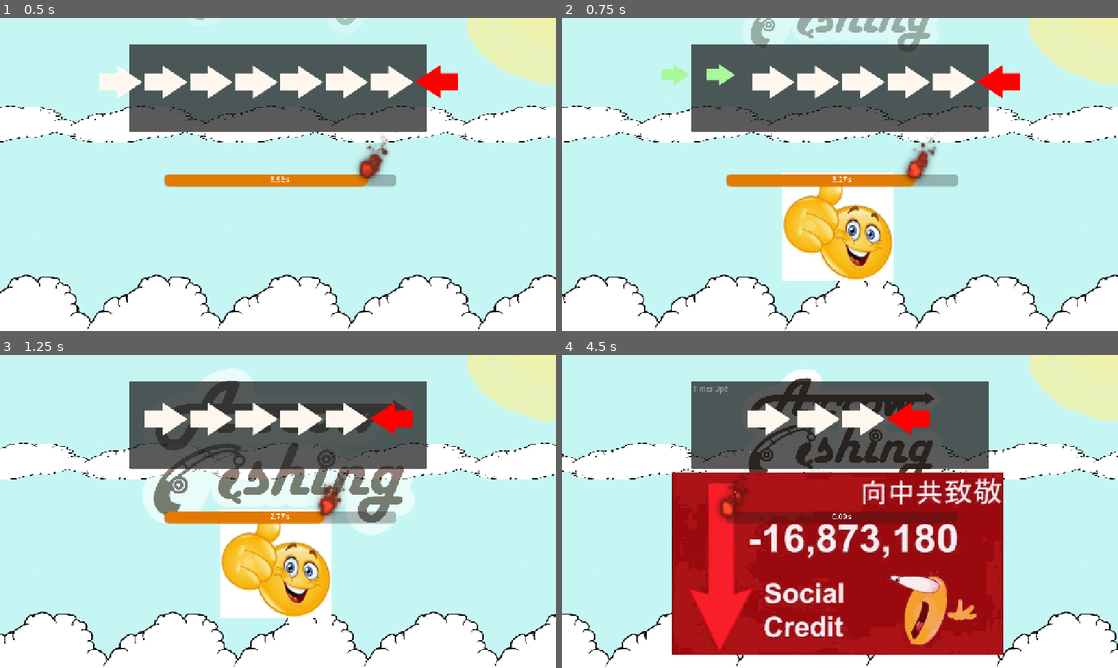
Above: before the commit, frames 1-4 (two rows, left to right).
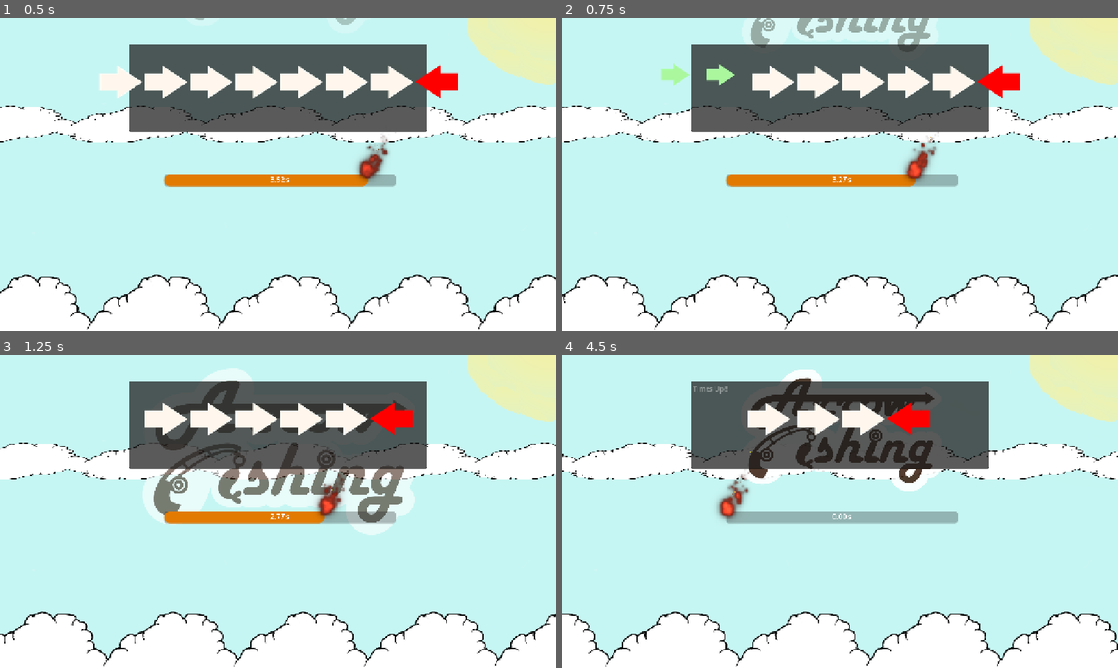
Above: after the commit, the same moments.

Repository: Meoah/Team-Awesome
Game: Godot game, scene res://scenes/ui/pop_ups/fish_minigame/arrows.tscn
The game is run twice, just before and just after one commit, with the same random seed, the same clock (stepped at 60 frames per second) and the same inputs. This scene is started directly instead of the project's main scene. Sound files missing from this copy of the repository are replaced by a short silence.
Inputs (mouse positions are in pixels of both pictures, inside the frame that each line leads up to):
- Up to frame 1 (0.5 s): no input
- Up to frame 2 (0.75 s): tap Enter at 0.5 s; move the mouse to (962, 158) at 0.52 s; hold Right (right) from 0.53 s (still down); hold Space (action) from 0.53 s (still down); click (962, 158) at 0.67 s
- Up to frame 3 (1.25 s): keep holding Right (right); keep holding Space (action)
- Up to frame 4 (4.5 s): release Right (right) at 1.25 s; release Space (action) at 1.25 s; drag from (728, 527) to (812, 574) at 1.27 s; move the mouse to (895, 442) at 2.02 s; press the mouse at (895, 442) at 2.03 s; hold Right (right) 2.03-2.75 s; tap Space (action) at 2.3 s; release the mouse at (895, 442) at 2.75 s; drag from (812, 574) to (673, 464) at 2.77 s; move the mouse to (1006, 558) at 3.52 s; hold Left (left) 3.53-4.25 s; hold Space (action) 3.53-4.25 s; drag from (673, 464) to (756, 433) at 4.27 s

Frame 1 is identical in both runs. In frame 2, 6.1% of the frame differs, in the area x 39-60%, y 49-84%; in frame 3, 6.1%; in frame 4, 34%, in the area x 19-80%, y 37-96%.

Commit message:
Arrow reactions commented out

Diff:
--- a/scripts/ui/fish_minigame/arrows.gd
+++ b/scripts/ui/fish_minigame/arrows.gd
@@ -170,7 +170,7 @@
 func correct_input():
 		input_index = input_index + 1 #Advances in the string index
 		#text_render()
-		$Reaction.set_texture(success)
+		#$Reaction.set_texture(success)
 		AudioEngine.play_sfx(sfx_success_arrow)
 		AudioEngine.play_sfx(sfx_success_arrow2)
 		var current_sprite : ArrowTexture = sprite_array.pop_front()
@@ -203,7 +203,7 @@
 
 #On incorrect Input
 func incorrect_input():
-	$Reaction.set_texture(failure)
+	#$Reaction.set_texture(failure)
 	var incorrect_sprite: ArrowTexture = sprite_array[0]
 	incorrect_sprite.incorrect()
 	if varied_gold:
@@ -236,7 +236,7 @@
 			i.erase()
 	timer.set_paused(true)
 	input_string.set_text("Times Up!!")
-	$Reaction.set_texture(failure)
+	#$Reaction.set_texture(failure)
 	for item in sprite_array:
 		$ArrowSprite.erase()
 	cleared = true
